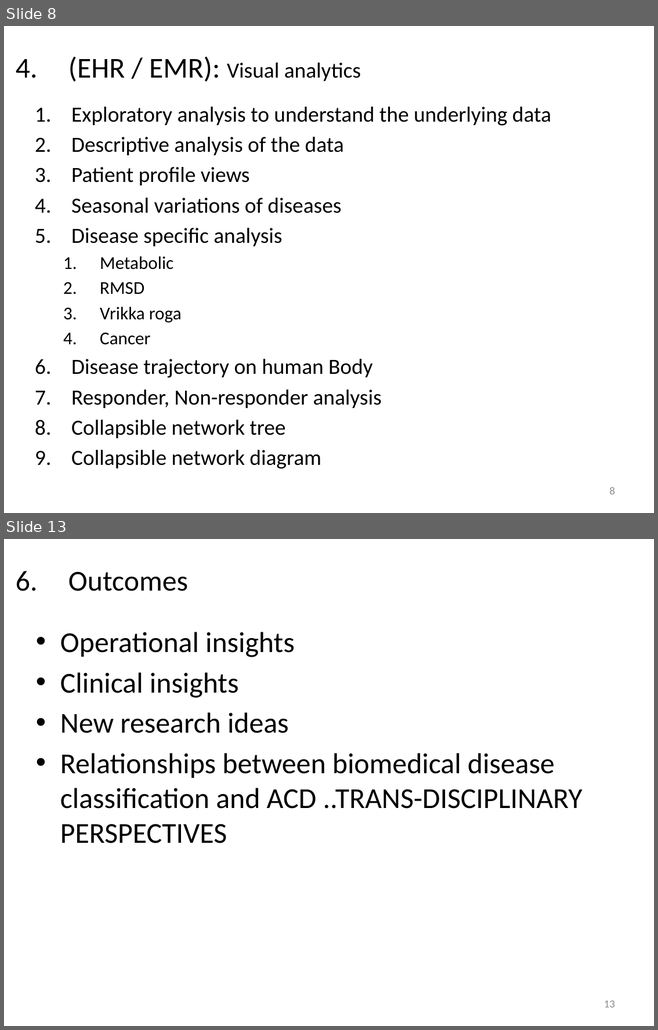
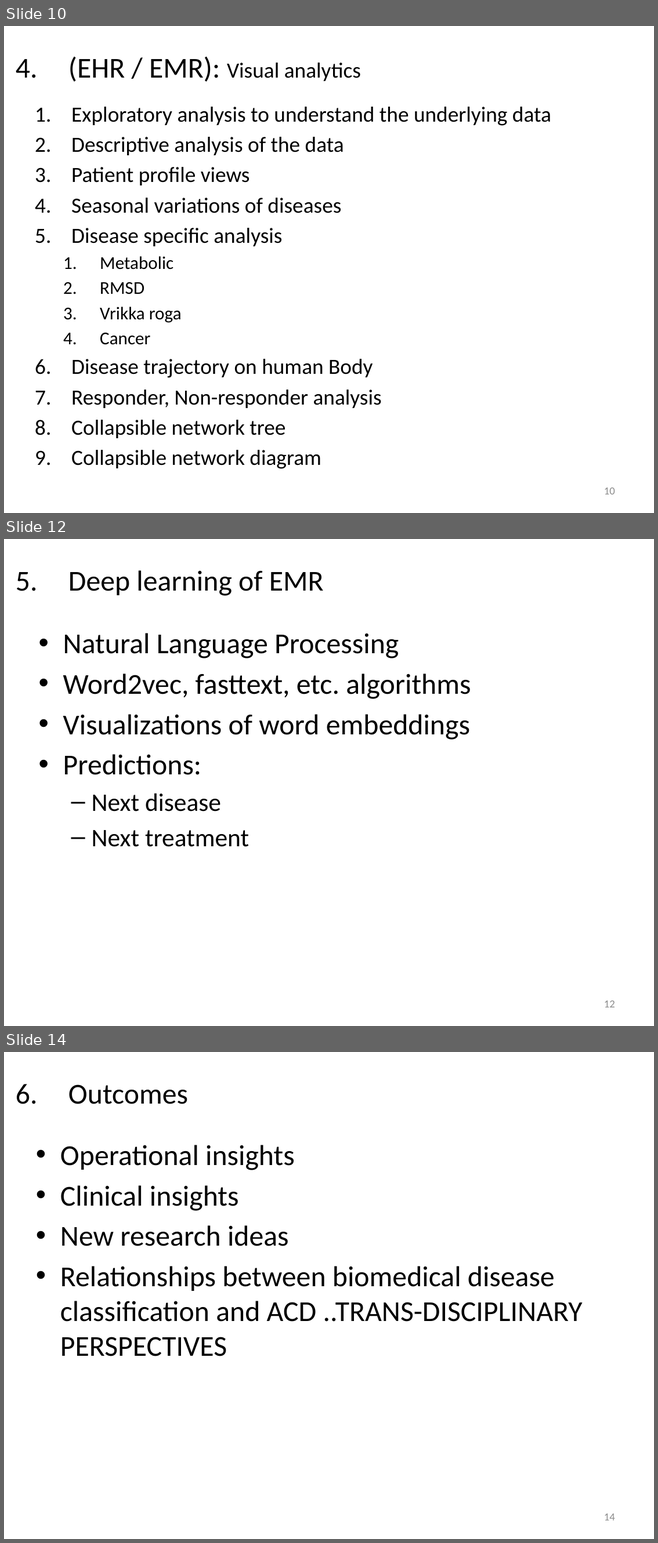
Before and after one commit to coursephd/PostgreSQL, a slide deck: thesis/ThesisPresentation V1.0-WorkingCopy.pptx. Shown one above the other, each under a label of ours: slides 8 and 13 before the commit, slides 10, 12 and 14 after it; the slides between them are not shown. The pictures are 658x1030 and 658x1543 pixels, drawn with LibreOffice and Linux fonts; fonts in the diff are those of the drawing; background and template pictures are left out. Boxes give left, top, right and bottom in pixels: in the first picture for what was removed or moved away, otherwise in the second. Text is boxed around its words. In the diff, an @@ line names an element or a change of style, - is before the commit and + after.

```diff
--- a/thesis/ThesisPresentation V1.0-WorkingCopy.pptx
+++ b/thesis/ThesisPresentation V1.0-WorkingCopy.pptx
@@ slide 12 added at (4,539,654,1026), background #FFFFFF @@
@@ title added at (68,570,324,596), 32 pt, text #000000 @@
+  5. Deep learning of EMR
@@ text added at (63,633,470,847), 32 pt, text #000000 @@
+• Natural Language Processing
+• Word2vec, fasttext, etc. algorithms
+• Visualizations of word embeddings
+• Predictions:
+  – Next disease
+  – Next treatment
@@ page number added at (604,1001,615,1008), 12 pt, text #8C8C8C @@
+12
@@ what was slide 8 is now slide 10 @@
@@ page number at (604,488,615,495): text changed @@
-8
+10
@@ what was slide 13 is now slide 14 @@
@@ page number at (604,1514,615,1521): text changed @@
-13
+14
```
Also in this commit, not shown: 4 slides changed, 3 other slides added, 3 slides removed.
